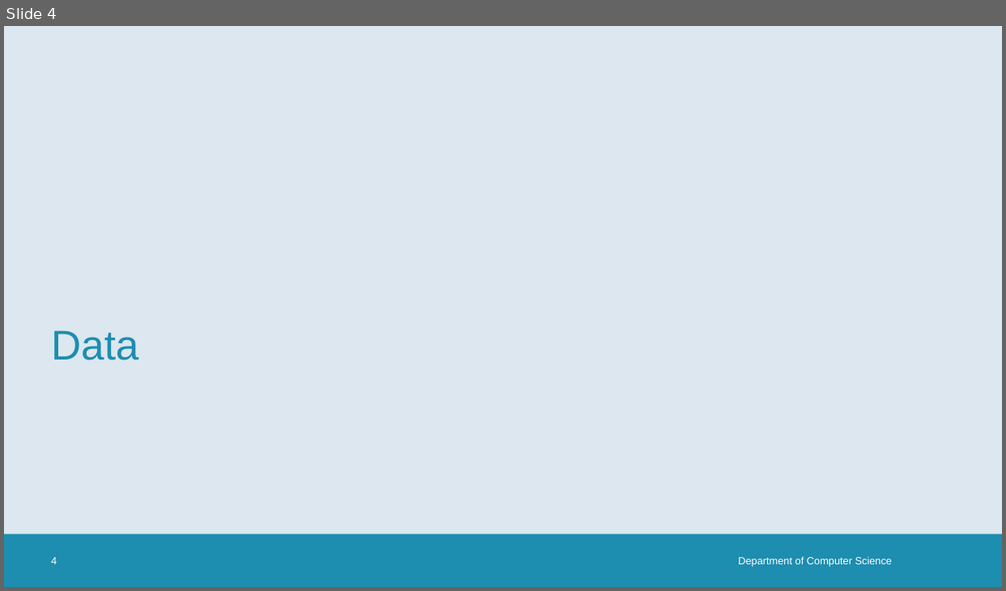
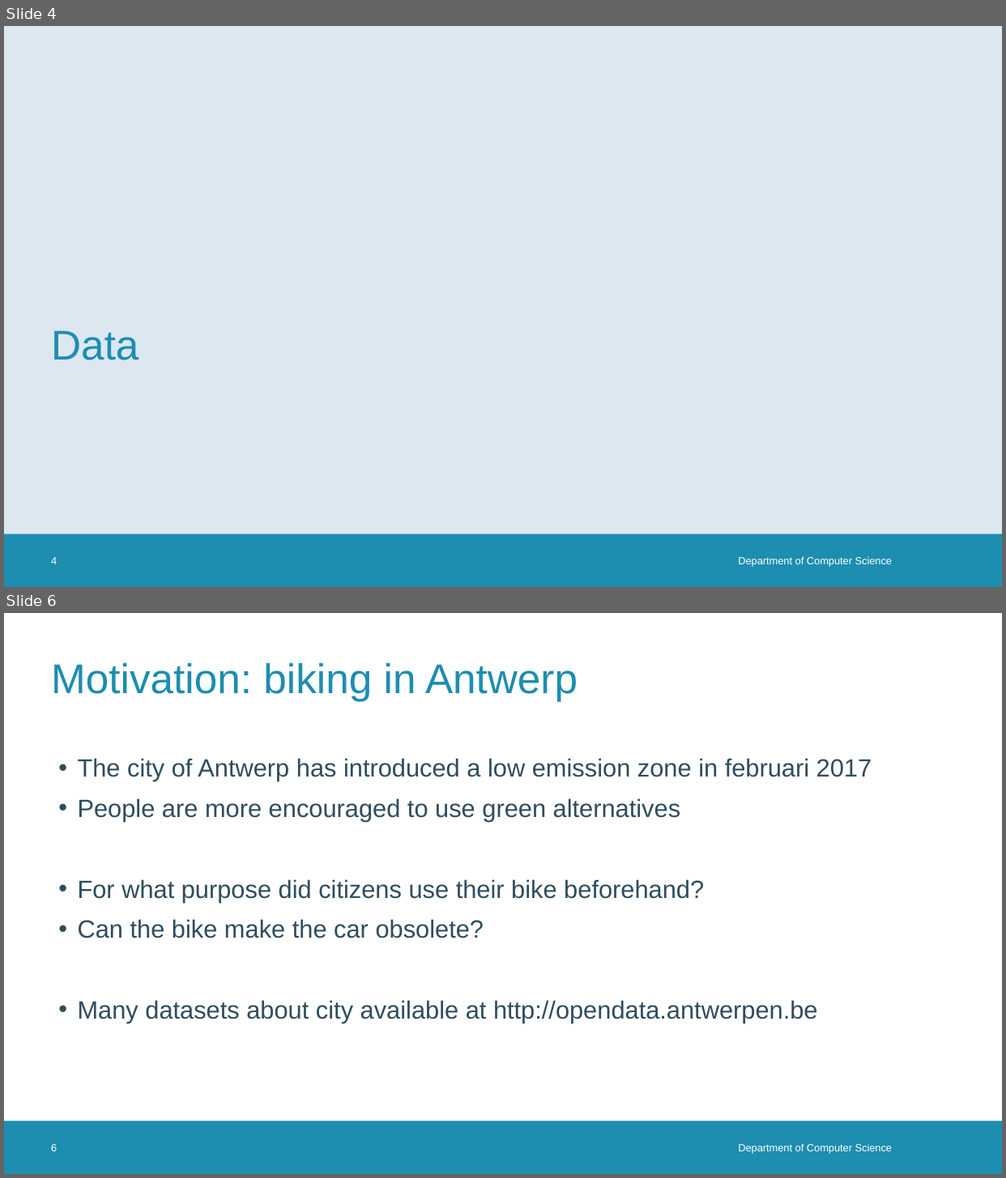
Before and after one commit to MidasLamb/IV, a slide deck: Presentations/infovis intermediate presentation.pptx. Shown one above the other, each under a label of ours: slide 4 before the commit, slides 4 and 6 after it; the slides between them are not shown. The pictures are 1006x591 and 1006x1178 pixels, drawn with LibreOffice and Linux fonts; fonts in the diff are those of the drawing; background and template pictures are left out. Boxes give left, top, right and bottom in pixels: in the first picture for what was removed or moved away, otherwise in the second. Text is boxed around its words. In the diff, an @@ line names an element or a change of style, - is before the commit and + after.

```diff
--- a/Presentations/infovis intermediate presentation.pptx
+++ b/Presentations/infovis intermediate presentation.pptx
@@ slide 6 added at (x1=4, y1=613, x2=1002, y2=1174), background #FFFFFF; not listed: 1 template element that a slide beside it also shows @@
@@ title added at (x1=51, y1=662, x2=577, y2=701), 40 pt, text #1D8DB0 @@
+Motivation: biking in Antwerp
@@ text added at (x1=78, y1=758, x2=872, y2=1024), 24 pt, text #2F4D5D @@
+• The city of Antwerp has introduced a low emission zone in februari 2017
+• People are more encouraged to use green alternatives
+• For what purpose did citizens use their bike beforehand?
+• Can the bike make the car obsolete?
+• Many datasets about city available at http://opendata.antwerpen.be
@@ page number added at (x1=51, y1=1144, x2=57, y2=1152), 10 pt, text #FFFFFF @@
+6
@@ text added at (x1=738, y1=1144, x2=893, y2=1154), 10 pt, text #FFFFFF @@
+Department of Computer Science
```
Also in this commit, not shown: 5 slides changed, 1 other slide added.
